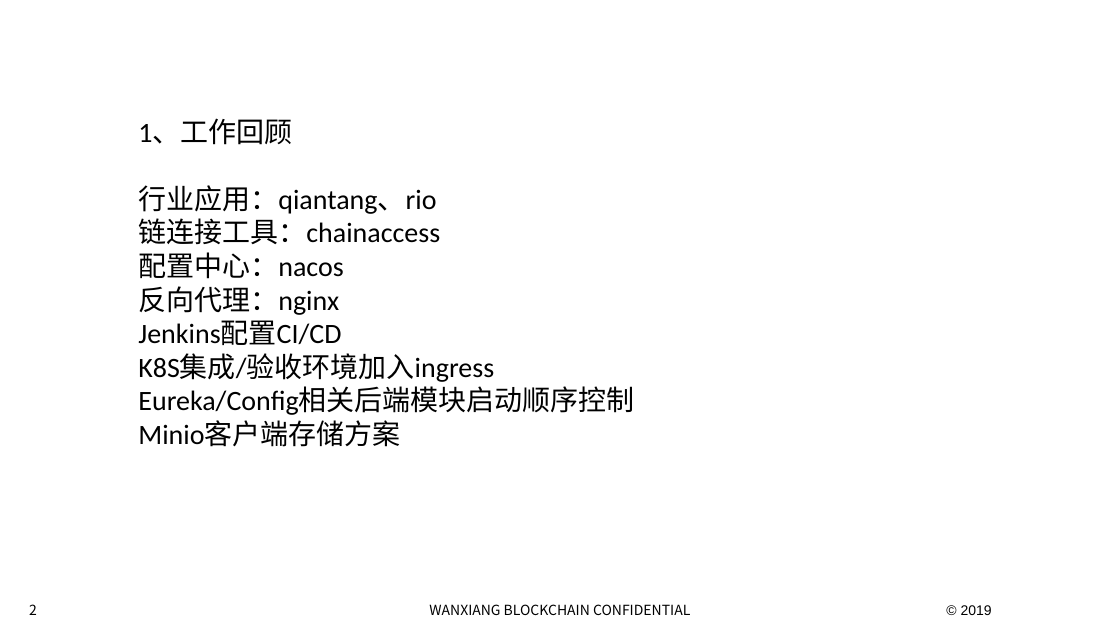
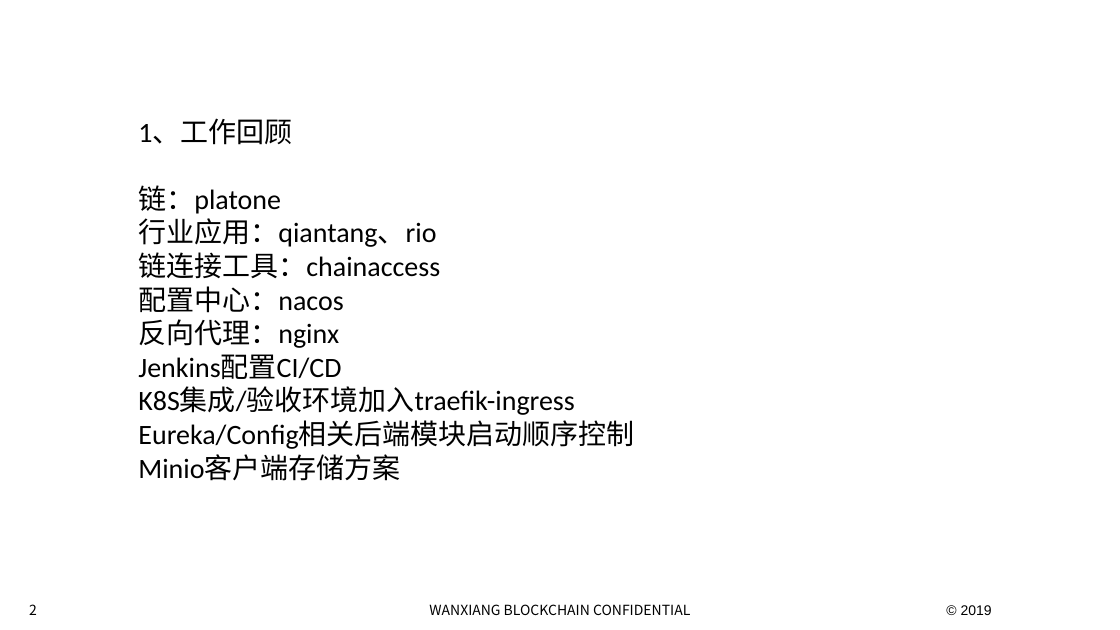
Before and after one commit to gitligl/work, a slide deck: slide 2 of 转正答辩.pptx. Drawn at 1120x630 pixels with LibreOffice and Linux fonts; fonts in the diff are those of the drawing; background and template pictures are left out. Boxes give left, top, right and bottom in pixels: in the first picture for what was removed or moved away, otherwise in the second. Text is boxed around its words. In the diff, an @@ line names an element or a change of style, - is before the commit and + after.

```diff
--- a/转正答辩.pptx
+++ b/转正答辩.pptx
@@ text at bbox=[138, 185, 281, 214]: paragraph added @@
+链：platone
@@ text at bbox=[138, 387, 574, 415]: text changed @@
-K8S集成/验收环境加入ingress
+K8S集成/验收环境加入traefik-ingress
```
Also in this commit, not shown: 1 other slide changed, 2 slides added, 3 slides removed.
